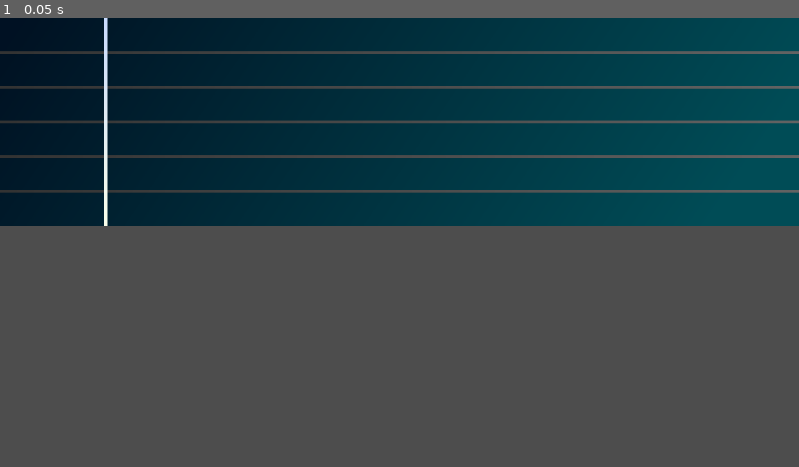
Above: before the commit, frame 1.
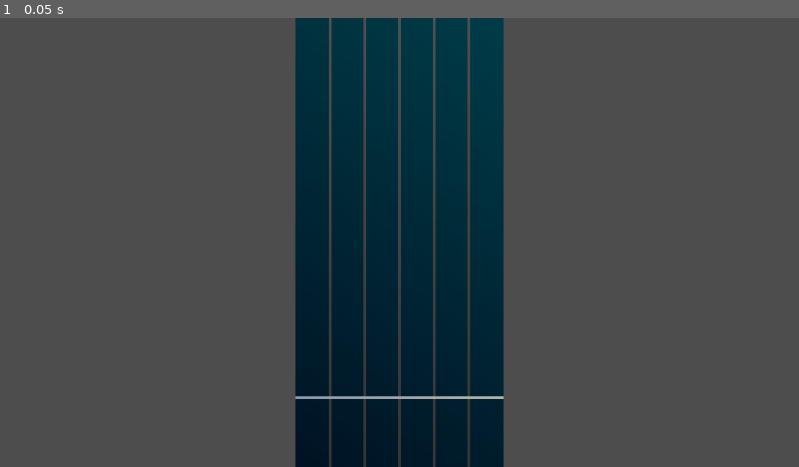
Above: after the commit, the same moment.

Repository: unfallible/global_game_jam_2024
Game: Godot game, scene res://note_paths/note_paths.tscn
Same seed, same stepped clock (60 frames per second), same inputs: the game is played once before the commit and once after it. The project has no main scene, so this scene is started directly.
Inputs:
- Up to frame 1 (0.05 s): no input

The runs differ from the first frame. In frame 1, 47% of the frame differs, in the area x 0-100%, y 0-100%.

Commit message:
Updates to note-paths

Diff:
--- a/note_paths/note.tscn
+++ b/note_paths/note.tscn
@@ -24,7 +24,7 @@
 "times": PackedFloat32Array(0, 2),
 "transitions": PackedFloat32Array(1, 1),
 "update": 0,
-"values": [Vector2(1010, 0), Vector2(-1010, 0)]
+"values": [Vector2(548, 0), Vector2(-548, 0)]
 }
 
 [sub_resource type="AnimationLibrary" id="AnimationLibrary_8ltyl"]
--- /dev/null
+++ b/note_paths/note_indicator.gd
@@ -0,0 +1,19 @@
+extends Node2D
+
+@export var note_index: int
+var key_string: String
+
+func _ready():
+    match note_index:
+        0: key_string = "NoteKey00"
+        1: key_string = "NoteKey01"
+        2: key_string = "NoteKey02"
+        3: key_string = "NoteKey03"
+        4: key_string = "NoteKey04"
+        5: key_string = "NoteKey05"
+
+func _process(event):
+    if Input.is_action_pressed(key_string):
+        $Pressed.visible = true
+    else:
+        $Pressed.visible = false
--- /dev/null
+++ b/note_paths/note_indicator.tscn
@@ -0,0 +1,23 @@
+[gd_scene load_steps=4 format=3 uid="uid://doc785vc1b6rl"]
+
+[ext_resource type="Script" path="res://note_paths/note_indicator.gd" id="1_x7hr3"]
+
+[sub_resource type="Gradient" id="Gradient_to8ff"]
+offsets = PackedFloat32Array(0.411255, 0.415584, 0.666667, 0.670996)
+colors = PackedColorArray(0.486275, 0.486275, 0.486275, 0, 1, 1, 1, 1, 1, 1, 1, 1, 1, 1, 1, 0)
+
+[sub_resource type="GradientTexture2D" id="GradientTexture2D_to3y2"]
+gradient = SubResource("Gradient_to8ff")
+width = 21
+height = 50
+fill = 2
+fill_from = Vector2(0.5, 0.5)
+
+[node name="NoteIndicator" type="Node2D"]
+script = ExtResource("1_x7hr3")
+
+[node name="Pressed" type="Sprite2D" parent="."]
+modulate = Color(0.403922, 0.721569, 0.462745, 1)
+z_index = 2
+texture = SubResource("GradientTexture2D_to3y2")
+offset = Vector2(0, 25)
--- a/note_paths/note_paths.gd
+++ b/note_paths/note_paths.gd
@@ -1,12 +1,4 @@
 extends Node2D
-
-
-func _ready():
-    pass
-
-    # Evil await code for debugging :)
-    #await get_tree().create_timer(1.0).timeout
-    #spawn_note(4)
 
 
 func _input(event):
--- a/note_paths/note_paths.tscn
+++ b/note_paths/note_paths.tscn
@@ -1,14 +1,15 @@
-[gd_scene load_steps=7 format=3 uid="uid://buwyyvrona12n"]
+[gd_scene load_steps=8 format=3 uid="uid://buwyyvrona12n"]
 
 [ext_resource type="Script" path="res://note_paths/note_paths.gd" id="1_aqrby"]
 [ext_resource type="Texture2D" uid="uid://c276650ghdtvr" path="res://note_paths/note_rail_gradient.tres" id="2_ufgmw"]
+[ext_resource type="PackedScene" uid="uid://doc785vc1b6rl" path="res://note_paths/note_indicator.tscn" id="2_vb2ed"]
 
 [sub_resource type="Gradient" id="Gradient_n7she"]
-colors = PackedColorArray(0.789348, 0.860084, 1, 1, 0.98, 1, 0.92, 1)
+colors = PackedColorArray(0.5451, 0.5934, 0.69, 1, 0.6958, 0.71, 0.6532, 1)
 
 [sub_resource type="GradientTexture2D" id="GradientTexture2D_yofcy"]
 gradient = SubResource("Gradient_n7she")
-width = 5
+width = 4
 height = 300
 fill_to = Vector2(0, 1)
 
@@ -23,6 +24,8 @@
 fill_to = Vector2(1, 0.363914)
 
 [node name="NotePaths" type="Node2D"]
+position = Vector2(426, 698)
+rotation = -1.5708
 script = ExtResource("1_aqrby")
 
 [node name="Goal" type="Node2D" parent="."]
@@ -47,10 +50,34 @@
 position = Vector2(0, 250)
 
 [node name="GoalLine" type="Sprite2D" parent="Goal"]
+z_index = 1
 texture = SubResource("GradientTexture2D_yofcy")
 centered = false
+offset = Vector2(-2, 0)
 
 [node name="Sprite2D" type="Sprite2D" parent="Goal"]
+
+[node name="NoteIndicator00" parent="Goal" instance=ExtResource("2_vb2ed")]
+
+[node name="NoteIndicator01" parent="Goal" instance=ExtResource("2_vb2ed")]
+position = Vector2(0, 50)
+note_index = 1
+
+[node name="NoteIndicator02" parent="Goal" instance=ExtResource("2_vb2ed")]
+position = Vector2(0, 100)
+note_index = 2
+
+[node name="NoteIndicator03" parent="Goal" instance=ExtResource("2_vb2ed")]
+position = Vector2(0, 150)
+note_index = 3
+
+[node name="NoteIndicator04" parent="Goal" instance=ExtResource("2_vb2ed")]
+position = Vector2(0, 200)
+note_index = 4
+
+[node name="NoteIndicator05" parent="Goal" instance=ExtResource("2_vb2ed")]
+position = Vector2(0, 250)
+note_index = 5
 
 [node name="Backdrop" type="Node2D" parent="."]
 
